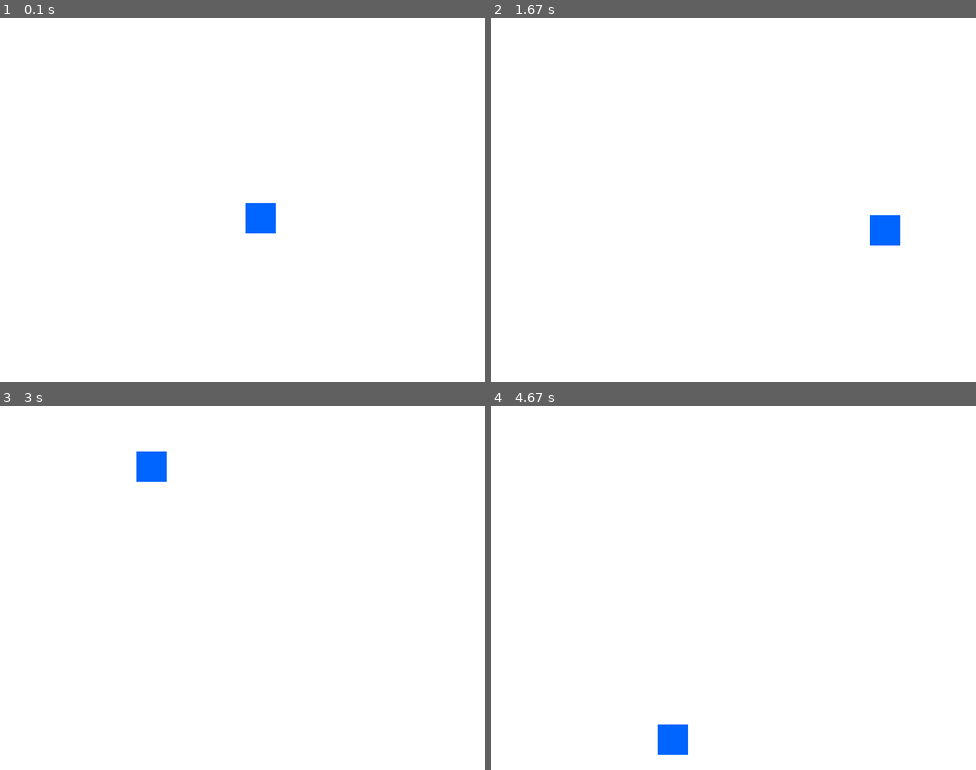
Above: before the commit, frames 1-4 (two rows, left to right).
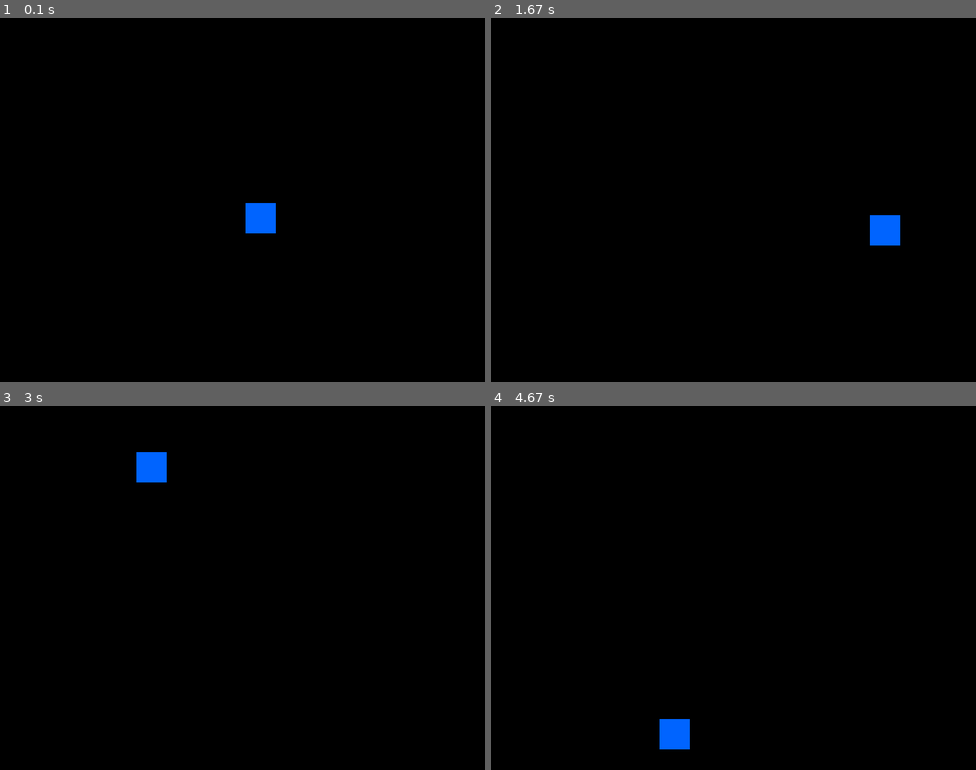
Above: after the commit, the same moments.

Repository: Romyo-jit/Python-Projects
Game: pygame game, started from Pygame_test.py
Two runs of this game, one before a commit and one after it. Both use one fixed random seed, a clock stepped at 60 frames per second and the inputs below.
Inputs:
- Up to frame 1 (0.1 s): no input
- Up to frame 2 (1.67 s): no input
- Up to frame 3 (3 s): no input
- Up to frame 4 (4.67 s): no input

The runs differ from the first frame. In frame 1, 99% of the frame differs, in the area x 0-100%, y 0-100%; in frame 2, 99%; in frame 3, 99%; in frame 4, 100%.

Commit message:
improved pygame

Diff:
--- a/Pygame_test.py
+++ b/Pygame_test.py
@@ -1,17 +1,18 @@
 import pygame
+import random
 import sys
+import math
 
-# 1. Initialize all imported pygame modules
 pygame.init()
 
 # 2. Set up the game display window
 SCREEN_WIDTH = 800
 SCREEN_HEIGHT = 600
 screen = pygame.display.set_mode((SCREEN_WIDTH, SCREEN_HEIGHT))
-# pygame.display.set_caption("My First Pygame Example")
 
 # 3. Define basic RGB color constants
 WHITE = (255, 255, 255)
+BLACK = (0, 0, 0)
 BLUE = (0, 100, 255)
 
 # 4. Set up the player object (X, Y, width, height)
@@ -32,7 +33,6 @@
         if event.type == pygame.QUIT:
             is_running = False
 
-    # 7. Real-time Keyboard State Input Processing
     # keys = pygame.key.get_pressed()
     # if keys[pygame.K_LEFT] or keys[pygame.K_a]:
     #     player_rect.x -= player_speed
@@ -42,10 +42,13 @@
     #     player_rect.y -= player_speed
     # if keys[pygame.K_DOWN] or keys[pygame.K_s]:
     #     player_rect.y += player_speed
+
+    angular_speed = int(math.sqrt(random.randrange(player_speed)*random.randrange(player_speed) + random.randrange(player_speed)*random.randrange(player_speed)))
+
     if (player_rect.x + player_speed > SCREEN_WIDTH - 50) or not addx:
         if (player_rect.x - player_speed < 0):
             addx = True
-            player_rect.x += player_speed
+            player_rect.x += player_speed + angular_speed
         else:
             addx = False
             player_rect.x -= player_speed
@@ -53,11 +56,10 @@
         addx = True
         player_rect.x += player_speed
 
-
     if (player_rect.y + player_speed > SCREEN_HEIGHT - 50) or not addy:
         if (player_rect.y - player_speed < 0):
             addy = True
-            player_rect.y += player_speed
+            player_rect.y += player_speed + angular_speed
         else:
             addy = False
             player_rect.y -= player_speed
@@ -66,8 +68,9 @@
         player_rect.y += player_speed
 
     # 8. Render Section (Drawing elements on the screen)
-    screen.fill(WHITE) # Always clear the screen first
-    pygame.draw.rect(screen, BLUE, player_rect) # Draw the player
+    screen.fill(BLACK) # Always clear the screen first
+    pygame.draw.rect(screen, BLUE, player_rect) # Draw the players
+    # pygame.draw.circle(screen, BLUE, (player_rect.x, player_rect.y), 50, width=0)
 
     # 9. Flip/Update the display buffer to make visuals visible
     pygame.display.flip()
@@ -75,6 +78,5 @@
     # 10. Frame Rate Regulation (Locks game logic to 60 Frames Per Second)
     clock.tick(60)
 
-# --- CLEAN UP AND EXIT ---
 pygame.quit()
 sys.exit()
